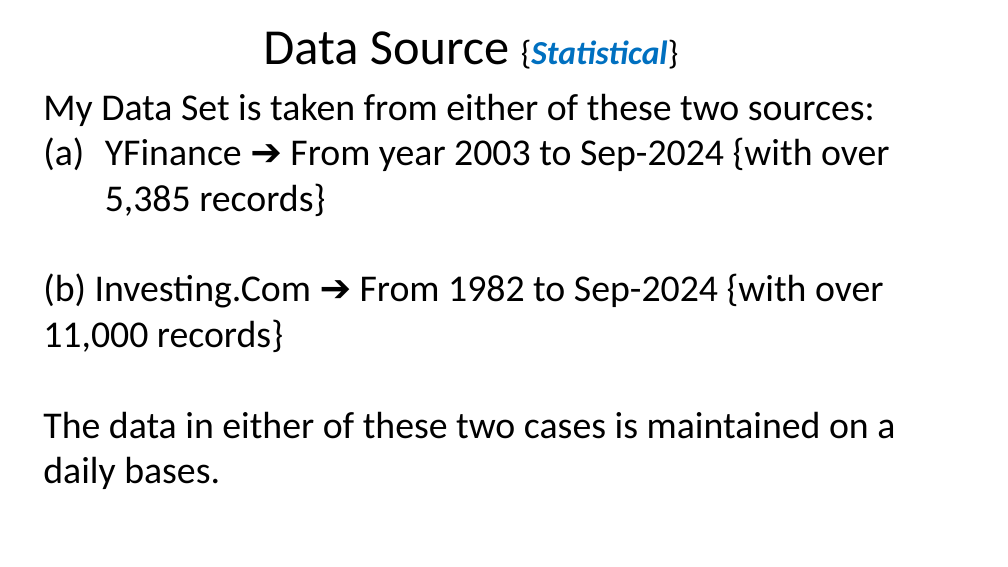
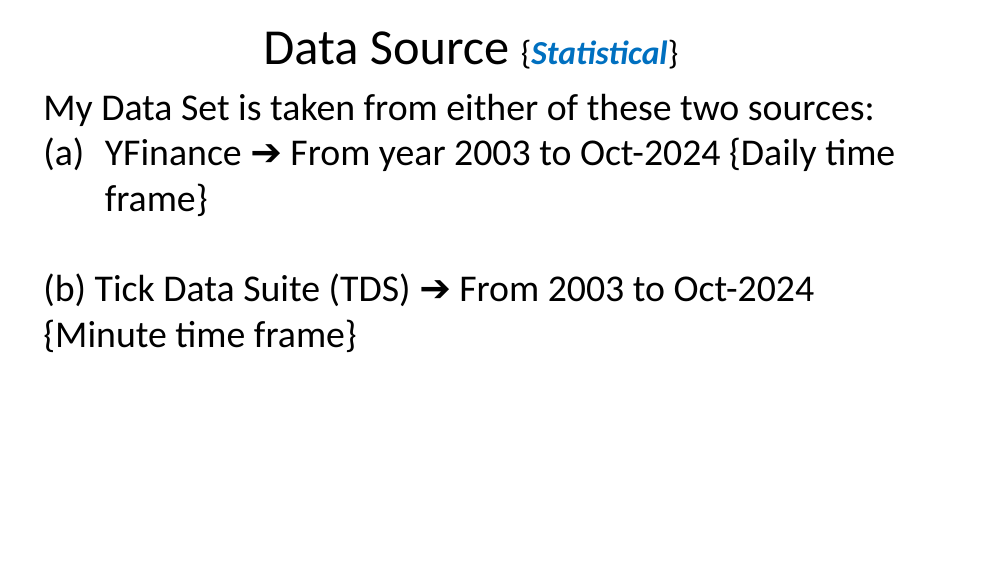
Before and after one commit to Akubue4U/PyProjects, a slide deck: slide 8 of MyBDAThesis/Akubue Simon - Thesis Presentation.pptx. Drawn at 1008x567 pixels with LibreOffice and Linux fonts; fonts in the diff are those of the drawing. Boxes give left, top, right and bottom in pixels: in the first picture for what was removed or moved away, otherwise in the second. Text is boxed around its words. In the diff, an @@ line names an element or a change of style, - is before the commit and + after.

```diff
--- a/MyBDAThesis/Akubue Simon - Thesis Presentation.pptx
+++ b/MyBDAThesis/Akubue Simon - Thesis Presentation.pptx
@@ text at (x1=43, y1=137, x2=895, y2=352): text changed @@
-(a) YFinance ➔ From year 2003 to Sep-2024 {with over 5,385 records}
-(b) Investing.Com ➔ From 1982 to Sep-2024 {with over 11,000 records}
-The data in either of these two cases is maintained on a daily bases.
+(a) YFinance ➔ From year 2003 to Oct-2024 {Daily time frame}
+(b) Tick Data Suite (TDS) ➔ From 2003 to Oct-2024 {Minute time frame}
```
Also in this commit, not shown: 17 other slides changed, 3 slides removed, 2 other files.
